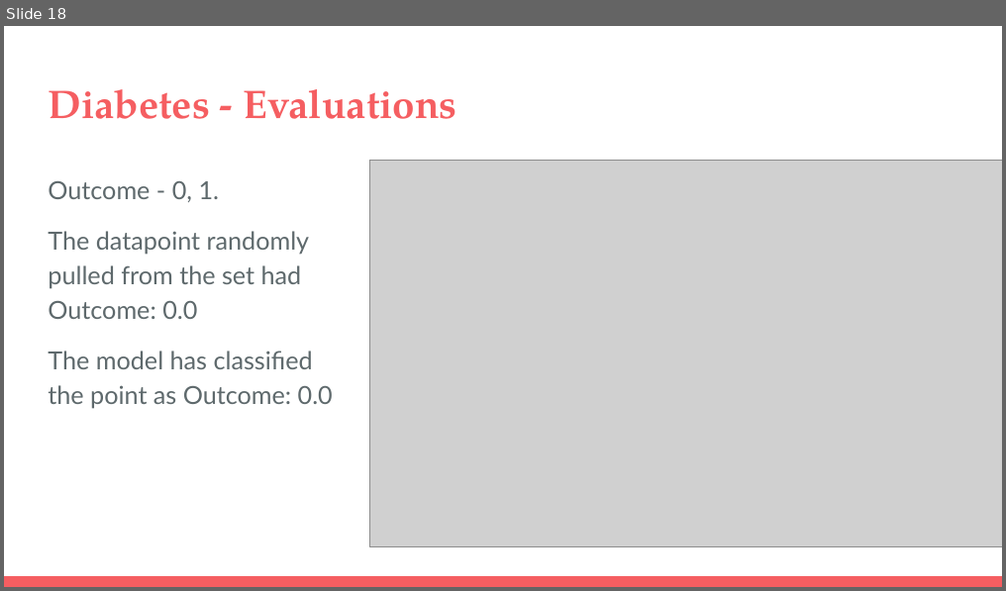
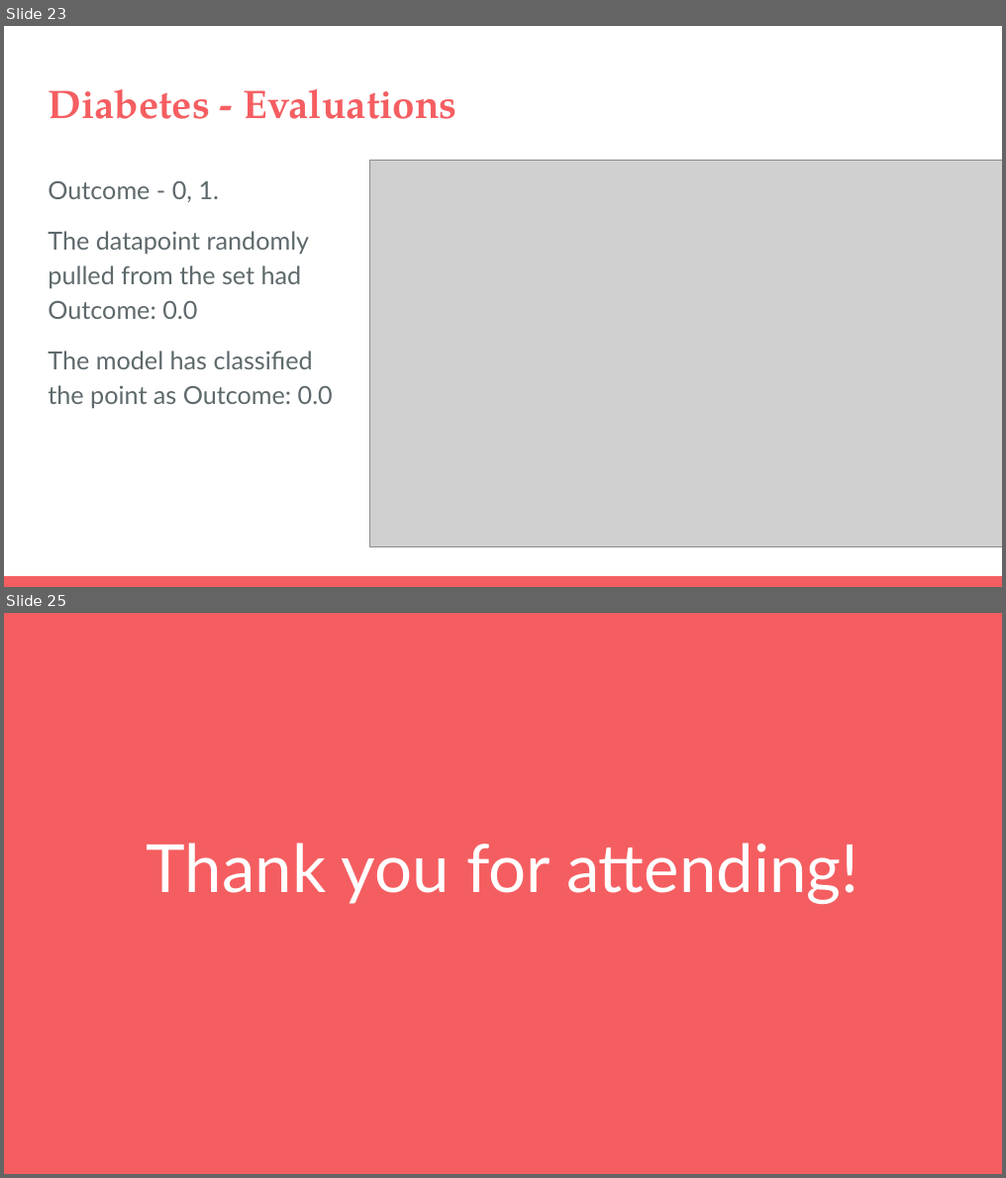
Before and after one commit to TrentNation/Data-Mining-Project-UG14, a slide deck: k-Nearest Neighbors (k-NN) Classification _ Regression.pptx. Shown one above the other, each under a label of ours: slide 18 before the commit, slides 23 and 25 after it; the slides between them are not shown. The pictures are 1006x591 and 1006x1178 pixels, drawn with LibreOffice and Linux fonts; fonts in the diff are those of the drawing; grey boxes stand for pictures. Boxes give left, top, right and bottom in pixels: in the first picture for what was removed or moved away, otherwise in the second. Text is boxed around its words. In the diff, an @@ line names an element or a change of style, - is before the commit and + after.

```diff
--- a/k-Nearest Neighbors (k-NN) Classification _ Regression.pptx
+++ b/k-Nearest Neighbors (k-NN) Classification _ Regression.pptx
@@ slide 25 added at box(4, 613, 1002, 1174), background #F55E61 @@
@@ title added at box(147, 843, 859, 904), 48 pt, text #FFFFFF @@
+Thank you for attending!
@@ what was slide 18 is now slide 23 @@
```
Also in this commit, not shown: 5 slides changed, 6 other slides added.
